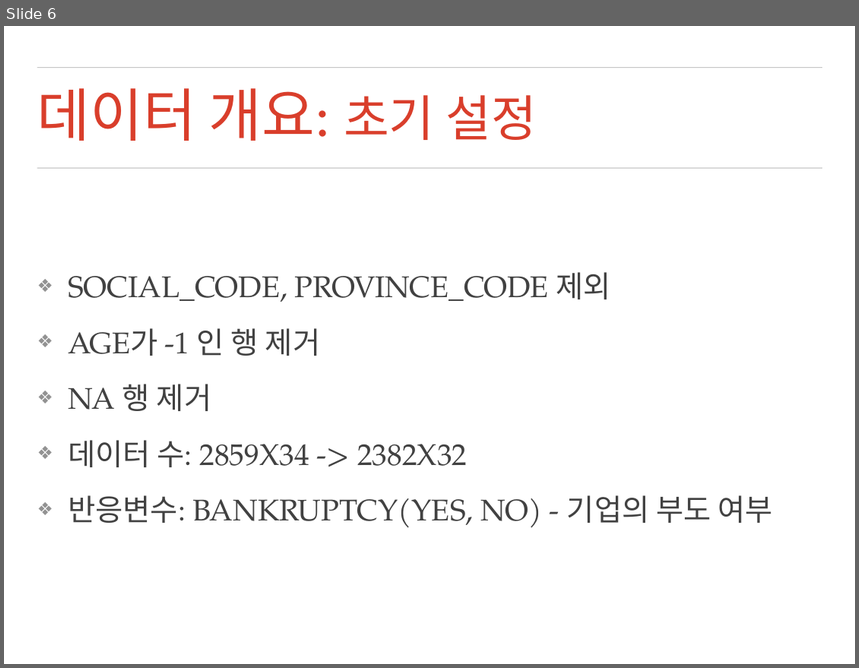
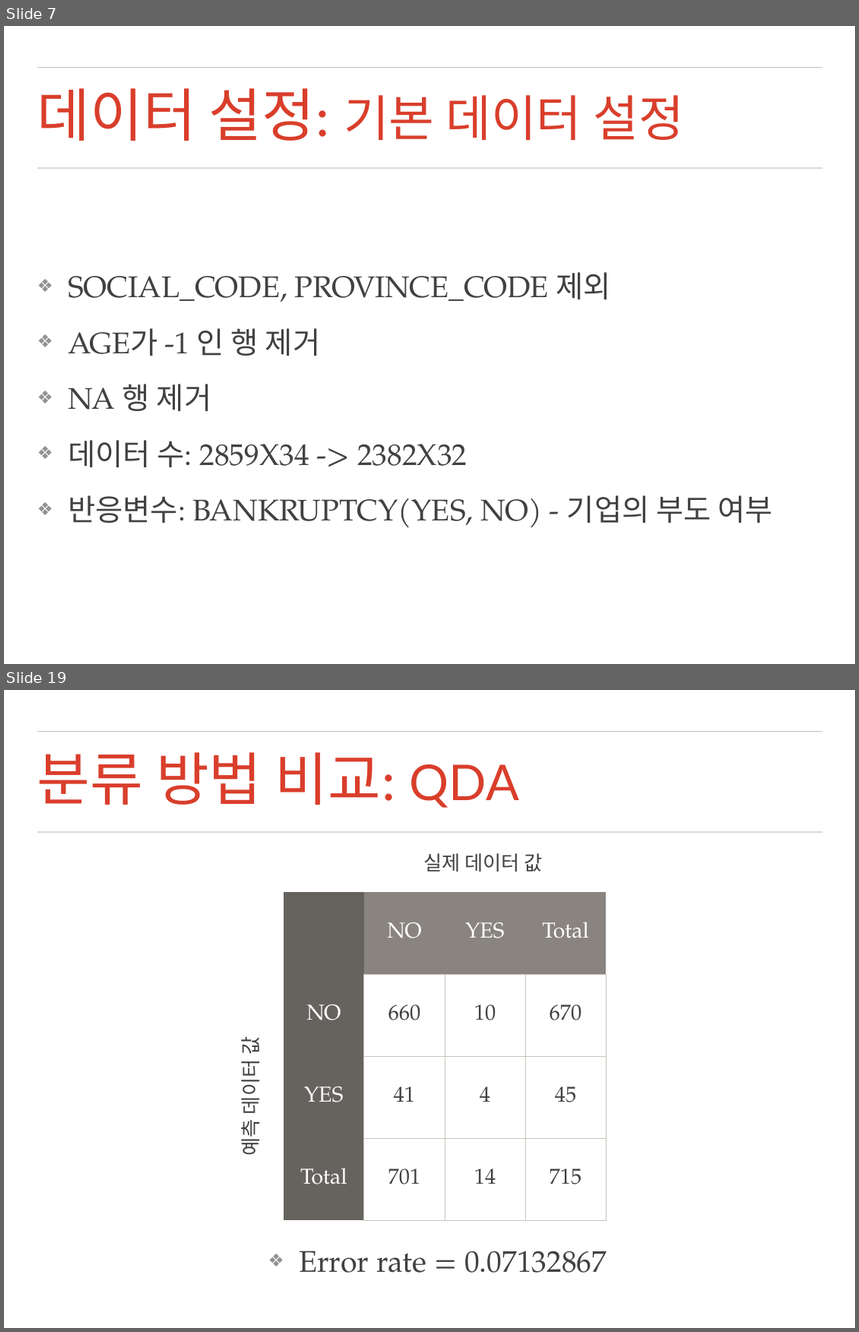
Before and after one commit to mrlee23/bankruptcy-prediction, a slide deck: presentation.pptx. Shown one above the other, each under a label of ours: slide 6 before the commit, slides 7 and 19 after it; the slides between them are not shown. The pictures are 859x668 and 859x1332 pixels, drawn with LibreOffice and Linux fonts; fonts in the diff are those of the drawing; background and template pictures are left out. Boxes give left, top, right and bottom in pixels: in the first picture for what was removed or moved away, otherwise in the second. Text is boxed around its words. In the diff, an @@ line names an element or a change of style, - is before the commit and + after.

```diff
--- a/presentation.pptx
+++ b/presentation.pptx
@@ slide 19 added at bbox=[4, 690, 855, 1328], background picture (left out); not listed: 2 template elements that a slide beside it also shows @@
@@ title added at bbox=[37, 752, 519, 808], 69.3 pt, text #D93E2B @@
+분류 방법 비교: QDA
@@ text added at bbox=[424, 853, 543, 872], 24 pt, text #414141 @@
+실제 데이터 값
@@ table added at bbox=[284, 892, 607, 1221], 4 rows, 4 columns @@
+ | NO | YES | Total
+NO | 660 | 10 | 670
+YES | 41 | 4 | 45
+Total | 701 | 14 | 715
@@ text added at bbox=[235, 1039, 264, 1155], 24 pt, text #414141 @@
+예측 데이터 값
@@ text added at bbox=[299, 1251, 607, 1273], 36 pt, text #414141 @@
+❖ Error rate = 0.07132867
@@ what was slide 6 is now slide 7 @@
@@ slide 7 changed as well @@
@@ title at bbox=[37, 88, 684, 141]: text changed; size 69.3 to 59.4 pt; font Calibri to Lato @@
-데이터 개요: 초기 설정
+데이터 설정: 기본 데이터 설정
```
Also in this commit, not shown: 16 other slides added, 1 slide removed, 9 other files.
